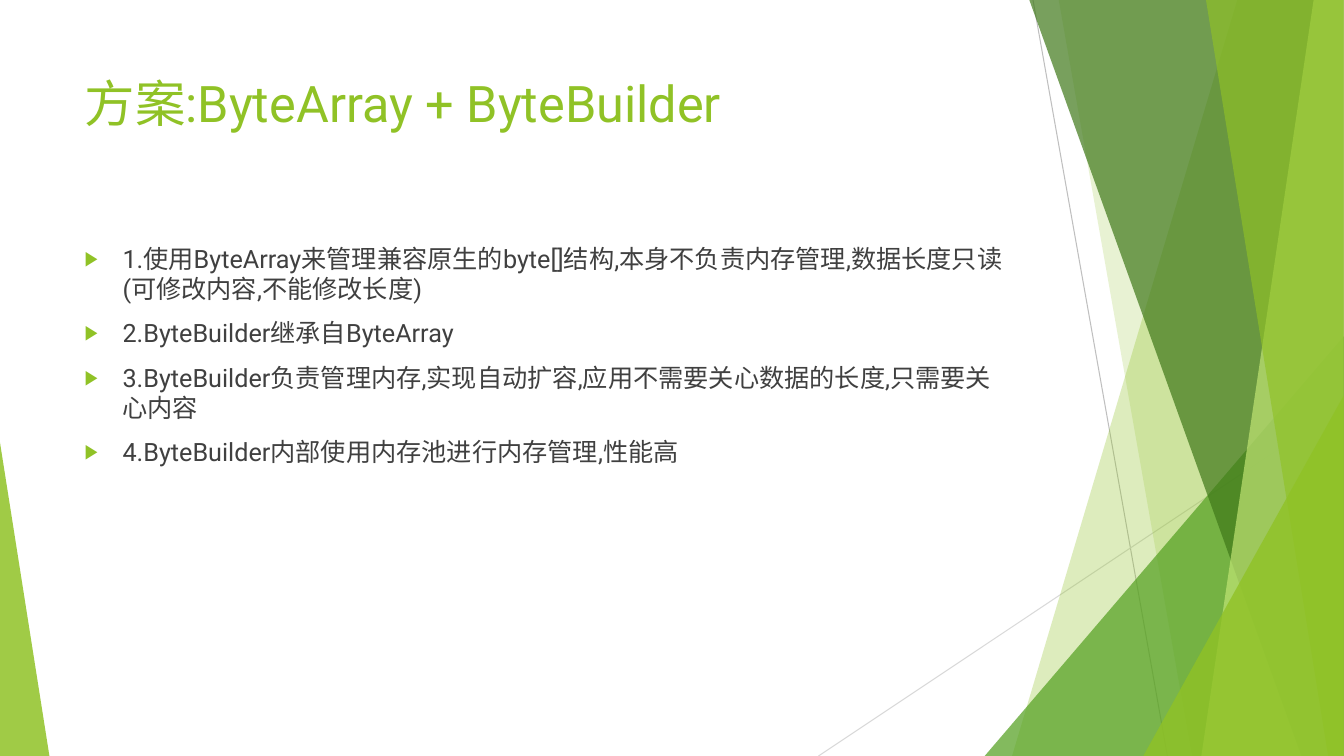
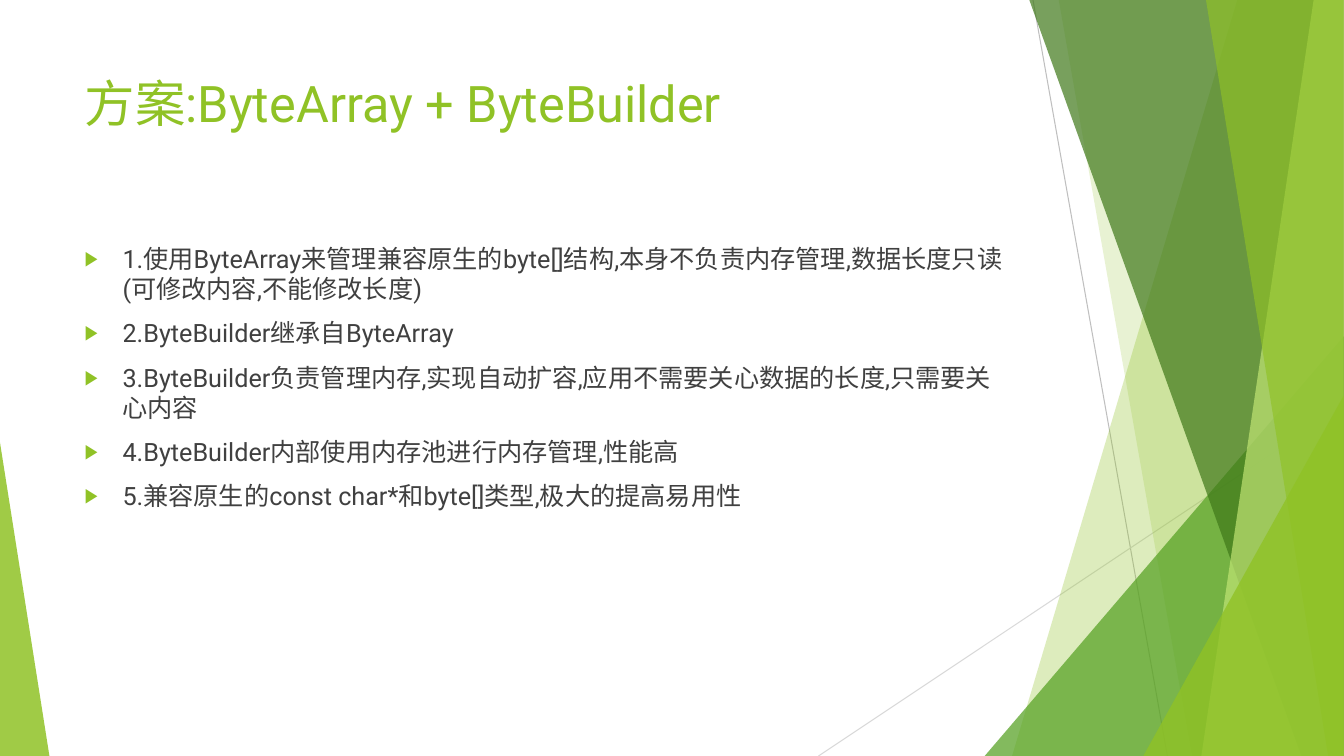
Before and after one commit to Zhyioo/libzhouyb, a slide deck: slide 6 of zhou_yb/about/PPT/第4章 ByteBuilder容器.pptx. Drawn at 1344x756 pixels with LibreOffice and Linux fonts; fonts in the diff are those of the drawing. Boxes give left, top, right and bottom in pixels: in the first picture for what was removed or moved away, otherwise in the second. Text is boxed around its words. In the diff, an @@ line names an element or a change of style, - is before the commit and + after.

```diff
--- a/zhou_yb/about/PPT/第4章 ByteBuilder容器.pptx
+++ b/zhou_yb/about/PPT/第4章 ByteBuilder容器.pptx
@@ text at box(123, 483, 741, 511): paragraph added @@
+▶ 5.兼容原生的const char*和byte[]类型,极大的提高易用性
```
Also in this commit, not shown: 1 other slide changed, 1 slide added, 1 slide removed, 2 other files.
